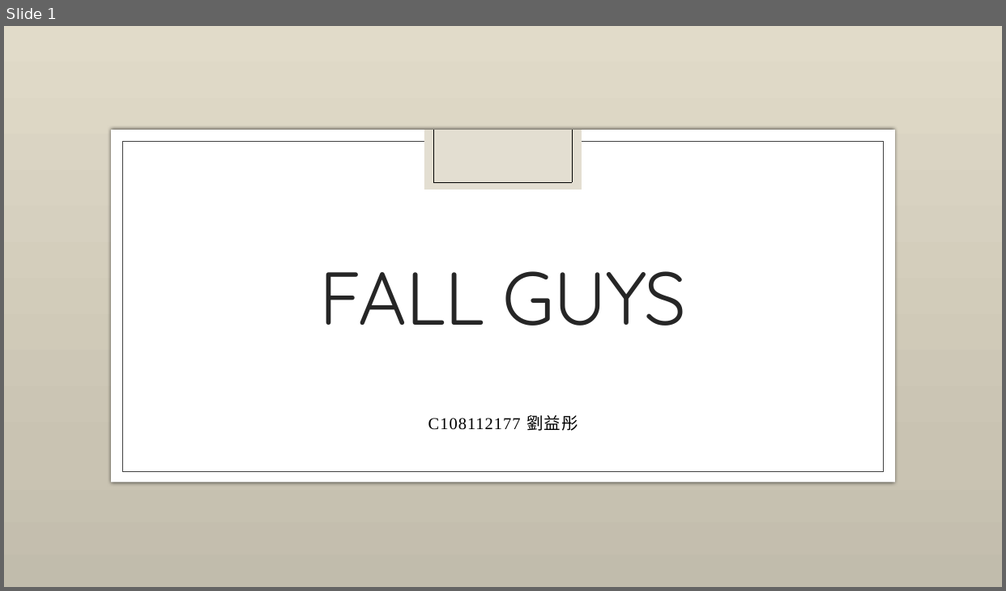
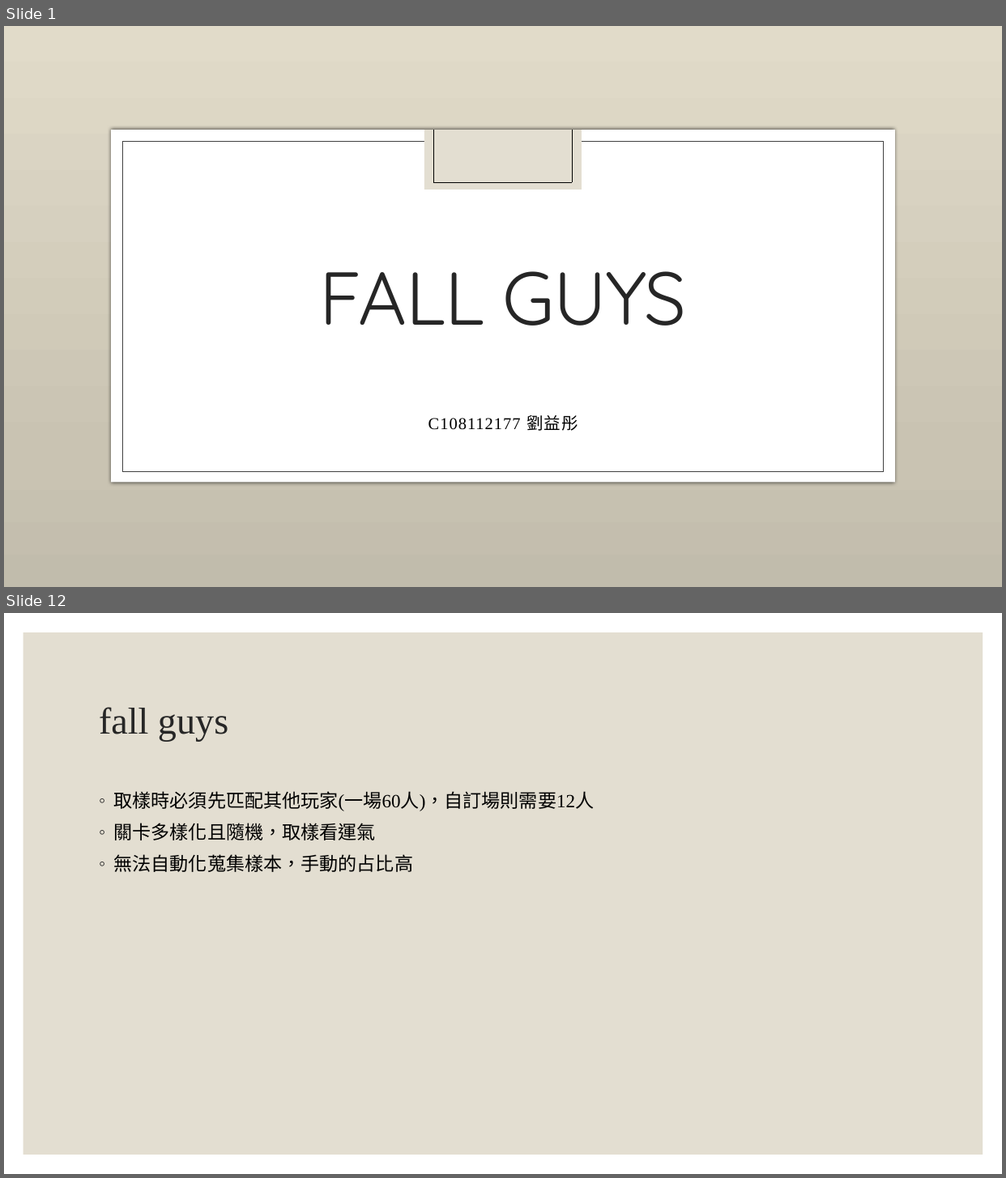
Before and after one commit to San-Zero/ML_homework, a slide deck: Fall-guys-ML.pptx. Shown one above the other, each under a label of ours: slide 1 before the commit, slides 1 and 12 after it; the slides between them are not shown. The pictures are 1006x591 and 1006x1178 pixels, drawn with LibreOffice and Linux fonts; fonts in the diff are those of the drawing; background and template pictures are left out. Boxes give left, top, right and bottom in pixels: in the first picture for what was removed or moved away, otherwise in the second. Text is boxed around its words. In the diff, an @@ line names an element or a change of style, - is before the commit and + after.

```diff
--- a/Fall-guys-ML.pptx
+++ b/Fall-guys-ML.pptx
@@ slide 12 added at [4, 613, 1002, 1174], background #FFFFFF @@
@@ rectangle added at [23, 632, 983, 1155], fill #E3DED1 @@
@@ title added at [99, 707, 228, 741], 36 pt, text #262626 @@
+fall guys
@@ text added at [114, 791, 594, 872], 18 pt, text #000000 @@
+◦ 取樣時必須先匹配其他玩家(一場60人)，自訂場則需要12人
+◦ 關卡多樣化且隨機，取樣看運氣
+◦ 無法自動化蒐集樣本，手動的占比高
```
Also in this commit, not shown: 3 slides changed, 8 other slides added, 3 slides removed.
